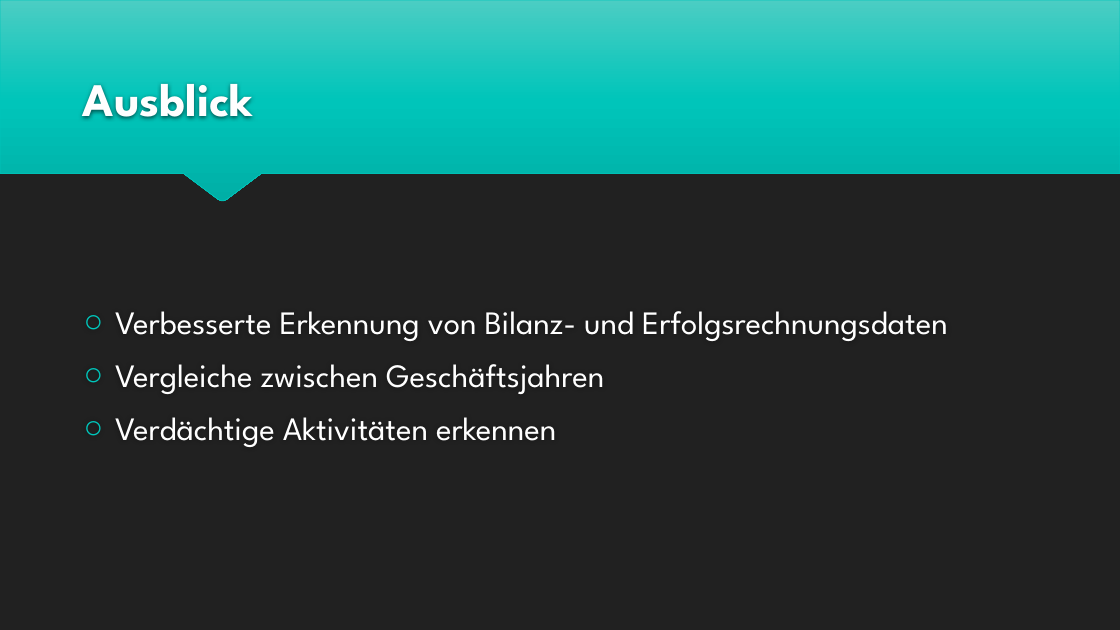
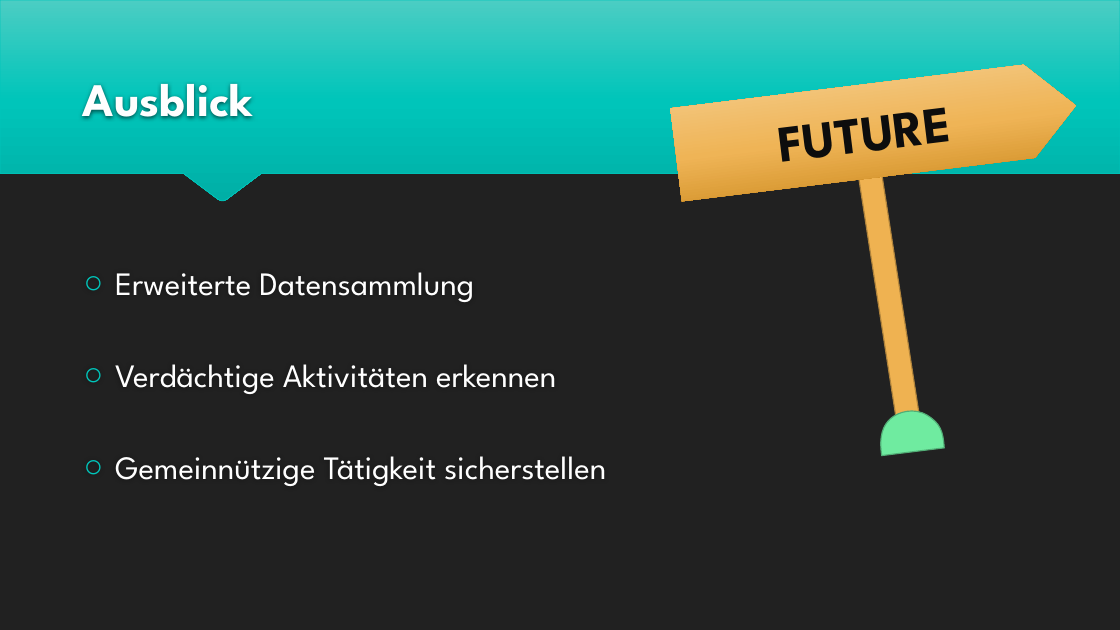
Before and after one commit to benwasd/baernhaeckt18, a slide deck: slide 10 of Foundation Tracker.pptx. Drawn at 1120x630 pixels with LibreOffice and Linux fonts; fonts in the diff are those of the drawing. Boxes give left, top, right and bottom in pixels: in the first picture for what was removed or moved away, otherwise in the second. Text is boxed around its words. In the diff, an @@ line names an element or a change of style, - is before the commit and + after.

Commit message:
update presentation

```diff
--- a/Foundation Tracker.pptx
+++ b/Foundation Tracker.pptx
@@ pentagon arrow added at [670, 59, 1082, 202], fill gradient #C48012 to #EFB456 to #F5D197, 44 pt, text #0D0D0D, bold @@
+FUTURE
@@ rectangle added at [857, 161, 921, 425], fill #EFB251, outline #B1843C 1 pt @@
@@ text at [115, 272, 474, 302]: text changed @@
-○ Verbesserte Erkennung von Bilanz- und Erfolgsrechnungsdaten
-○ Vergleiche zwischen Geschäftsjahren
+○ Erweiterte Datensammlung
@@ freeform shape added at [876, 404, 952, 471], fill #6FEBA0, outline #52AE76 1 pt @@
@@ text at [115, 456, 606, 486]: paragraph added @@
+○ Gemeinnützige Tätigkeit sicherstellen
```
Also in this commit, not shown: 3 other slides changed.
